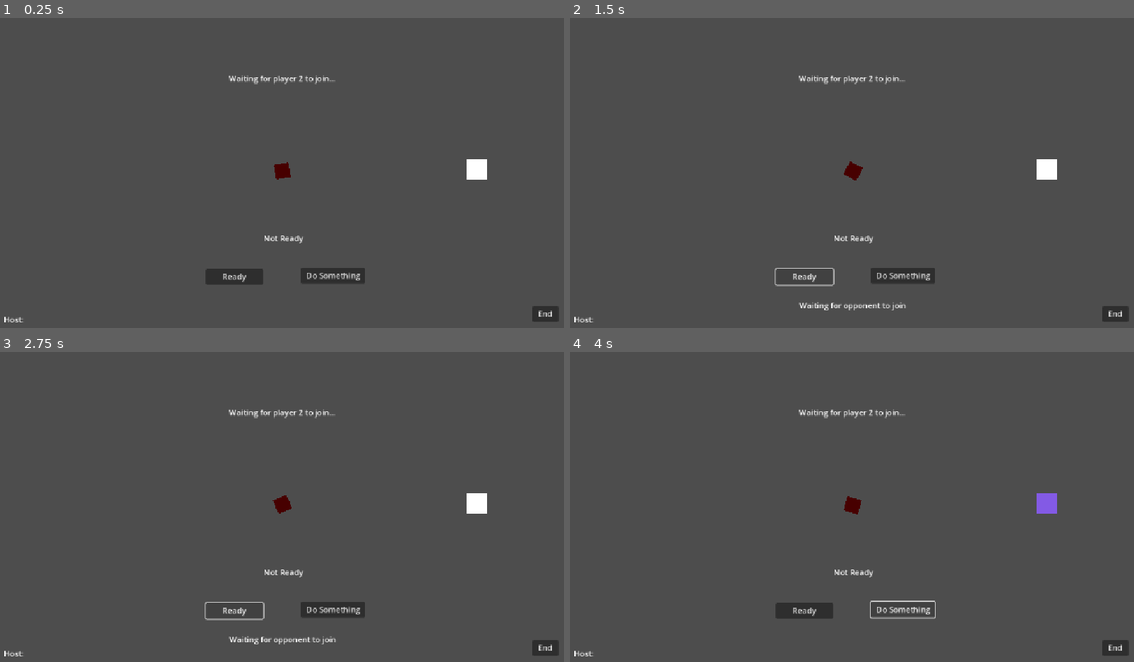
Above: before the commit, frames 1-4 (two rows, left to right).
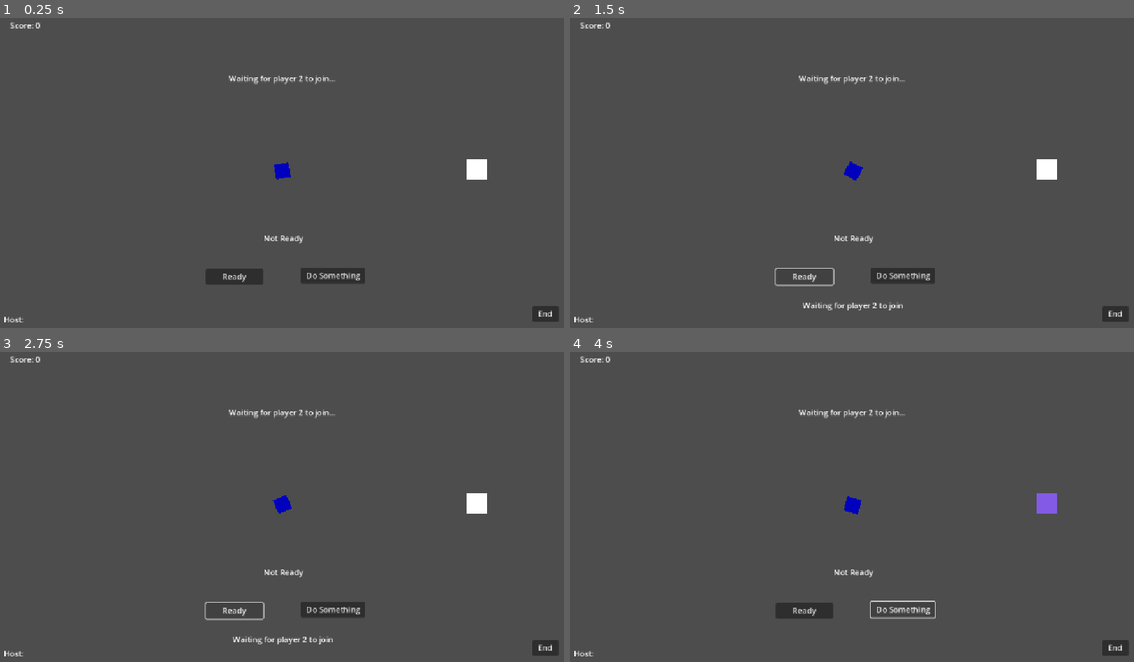
Above: after the commit, the same moments.

Repository: JoeyGiordano/JGZGodotGameTemplate
Game: Godot game, scene res://game/player_field.tscn
Same seed, same stepped clock (60 frames per second), same inputs: the game is played once before the commit and once after it. This scene is started directly instead of the project's main scene. The engine's default icon, where the game draws it, is replaced by a stand-in: a white triangle on a blue panel in a dark square.
Inputs:
- Up to frame 1 (0.25 s): no input
- Up to frame 2 (1.5 s): click "End" at 0.5 s; click "Ready" at 1.25 s
- Up to frame 3 (2.75 s): click "Ready" at 2 s
- Up to frame 4 (4 s): click "Do Something" at 2.75 s; tap Enter at 3.5 s; hold Right (right) from 3.53 s (still down); hold T from 3.53 s (still down); tap Y at 3.8 s

The runs differ from the first frame. In frame 1, 0.2% of the frame differs, in the area x 1-52%, y 1-53%; in frame 2, 0.4%; in frame 3, 0.4%, in the area x 1-60%, y 1-95%; in frame 4, 0.2%.
Error before the commit: Invalid call. Nonexistent function 'destroy_opponent_scene' in base 'Nil'. (res://game/player_field_1.gd:77)
Error after the commit: Invalid access to property or key 'T' on a base object of type 'Nil'. (res://game/enemy.gd:29)

Commit message:
Finished?

Diff:
--- a/game/enemy.gd
+++ b/game/enemy.gd
@@ -11,17 +11,27 @@
 var behavior_frame : int = -1
 var new_behavior_queued : bool = false
 
-var waiting : bool = false
-var changing_state : bool = false
+@export var waiting : bool = false
 
-func _enter_tree():
+var spawn_T : float = 1 # GC.T when this enemy was created
+var difficulty : float = 1
+
+var behaviors_increase : float = 0.2 #behaviors per difficulty
+
+var time_alive : float = 0
+
+func _enter_tree() :
 	set_multiplayer_authority(1)
 
-func _ready():
+func _ready() :
 	$Area2D.area_entered.connect(_on_area_entered)
+	change_state()
+	spawn_T = GameContainer.GC.T
+	difficulty = sqrt(spawn_T)/10
 
 func _process(delta):
 	update_color()
+	time_alive += delta
 
 	if waiting : rotation += -2 * delta
 	else : rotation += -7 * delta
@@ -43,38 +53,33 @@
 
 func behavior_loop() :
 	clear_behaviors()
-	modulate.a = 0.5
 	waiting = true
-	await get_tree().create_timer(randf_range(1,2)).timeout
+	await get_tree().create_timer(randf_range(1,2)).timeout #time waiting between behaviors
 	waiting = false
 	behavior_frame = 0
-	modulate.a = 1
 	queue_new_random_behaviors()
-	await get_tree().create_timer(randf_range(4,15)).timeout
+	await get_tree().create_timer(randf_range(4,15)).timeout #time doing behavior
 	behavior_loop()
 
 func queue_new_random_behaviors() :
 	new_behavior_queued = true
 
 func new_random_behaviors() :
-	var points = 15
-	while points > 5 :
-		var rand = randf() * 100
-		if rand < 30 :
-			points = try_add_behavior("go_to_center", points, 6)
-		if rand < 60 :
-			points = try_add_behavior("go_to_random", points, 6)
-		elif rand < 95 :
-			points = try_add_behavior("change_state_behavior", points, 3)
-		elif rand < 100 :
-			points = try_add_behavior("change_state_constantly", points, 10)
-		points *= 0.8 #so that the while can't run forever, could use subtract but points could get big
+	for i in range(0,int(difficulty/behaviors_increase) + 1) :
+		add_random_behavior()
 
-func try_add_behavior(behavior : String, points_remaining : float, point_cost : float) -> float :
-	if point_cost < points_remaining : return points_remaining
-	add_behavior(behavior)
-	return points_remaining - point_cost
-
+func add_random_behavior() :
+	var rand = randf() * 100
+	if rand < 5 :
+		add_behavior("go_to_center")
+	elif rand < 32 :
+		add_behavior("wiggle")
+	elif rand < 50 :
+		add_behavior("wiggle")
+	elif rand < 92 :
+		add_behavior("go_to_random")
+	else :
+		add_behavior("change_state_constantly")
 
 func _on_area_entered(area : Area2D) :
 	if !is_multiplayer_authority() : return
@@ -86,11 +91,11 @@
 		die()
 
 func die() :
+	sprite.modulate = Color.BLACK
 	rpc("_die")
 
 @rpc("any_peer", "call_local")
 func _die() :
-	sprite.modulate = Color.BLACK
 	state = 3 #so no death
 	in_game = false
 	clear_behaviors()
@@ -98,10 +103,16 @@
 	queue_free()
 
 func update_color() :
+	if waiting : modulate.a = 0.45
+	else : modulate.a = 1.0
+
 	match(state) :
 		0 : sprite.modulate = Color.RED
 		1 : sprite.modulate = Color.GREEN
 		2 : sprite.modulate = Color.BLUE
+		3 : sprite.modulate = Color.BLACK
+
+	visible = true
 
 func clear_behaviors() :
 	behaviors.clear()
@@ -109,35 +120,39 @@
 func add_behavior(b : String) :
 	behaviors.append(b)
 
-func start_state_change(time : float) :
-	if changing_state : return
-	changing_state = true
-	modulate.a = 0.5
-	if time == -1 : time = 1.1
-	await get_tree().create_timer(time).timeout
-	change_state()
-	changing_state = false
-	modulate.a = 1
-
 func change_state() :
 	state = (state+randi()%2+1)%3 #gives one of other two states
 
 ## Behaviors
 
 func go_to_center(_delta : float) :
-	position -= position * _delta * 0.8 #center is 0,0
+	position -= position.normalized() * speed * difficulty * _delta #center is 0,0
 
 var target_pos : Vector2
+var speed : float = 50
 func go_to_random(_delta : float) :
 	if behavior_frame == 0 :
 		target_pos = 600*Vector2(randf()*2-1, randf()*2-1)
-	position -= (position + target_pos) * _delta * 0.5
-
-func change_state_behavior(_delta : float) :
-	if behavior_frame == 0 :
-		start_state_change(-1)
-	position += 3*Vector2(randf()-0.5,randf()-0.5)
+	position -= (position + target_pos).normalized() * speed * difficulty * _delta
 
 func change_state_constantly(_delta : float) :
 	if behavior_frame%10 == 0 :
 		change_state()
+
+var wiggle_dir : Vector2
+var t : float
+func wiggle(_delta : float) :
+	if behavior_frame == 0 :
+		var rand = randf_range(0,2*PI)
+		wiggle_dir = Vector2(cos(rand), sin(rand))
+	position += wiggle_dir * sin(t) * 120 * _delta
+	t += 0.09
+
+var wobble_dir : Vector2
+var t2 : float
+func wobble(_delta : float) :
+	if behavior_frame == 0 :
+		var rand = randf_range(0,2*PI)
+		wobble_dir = Vector2(cos(rand), sin(rand))
+	position += wobble_dir * sin(t2) * 200 * _delta
+	t2 += 0.03
--- a/game/enemy.tscn
+++ b/game/enemy.tscn
@@ -10,14 +10,15 @@
 properties/0/path = NodePath(".:position")
 properties/0/spawn = true
 properties/0/replication_mode = 1
-properties/1/path = NodePath(".:rotation")
+properties/1/path = NodePath(".:state")
 properties/1/spawn = true
 properties/1/replication_mode = 1
-properties/2/path = NodePath(".:state")
+properties/2/path = NodePath(".:waiting")
 properties/2/spawn = true
 properties/2/replication_mode = 1
 
 [node name="Enemy" type="Node2D"]
+visible = false
 script = ExtResource("1_0fifv")
 
 [node name="Sprite2D" type="Sprite2D" parent="."]
--- a/game/enemy_spawner.gd
+++ b/game/enemy_spawner.gd
@@ -20,15 +20,17 @@
 
 func spawn_enemy() :
 	var e : Enemy = enemy_scene.instantiate()
+	e.visible = false
 	e.set_multiplayer_authority(1)
 	enemies.add_child(e,true)
 	e.state = randi()%3 #0,1,2
 	e.position = position
 	e.in_game = true
+	e.visible = true
 
 func new_position() :
 	var v = Vector2(2*randf()-1,2*randf()-1)
 	position = 500 * v + 50 * randf() * v
 
 func get_next_wait_time() -> float:
-	return randf_range(3,4)
+	return randf_range(3,4) * (10 / sqrt(GameContainer.GC.T) + 1)
--- a/game/player.gd
+++ b/game/player.gd
@@ -24,9 +24,6 @@
 	update_color()
 
 	if !is_multiplayer_authority() : return
-
-	if Input.is_key_pressed(KEY_T) : immune = true
-	if Input.is_key_pressed(KEY_Y) : immune = false
 
 	rotation += delta * 3 #spin
 
@@ -87,6 +84,7 @@
 		if result == "Iwin" :
 			area.get_parent().die()
 		if result == "Uwin" :
+			if area.get_parent().time_alive < 1.2 : return
 			die()
 
 
--- a/game/player_field.tscn
+++ b/game/player_field.tscn
@@ -70,6 +70,7 @@
 one_shot = true
 
 [node name="Enemy" parent="." instance=ExtResource("3_jrlup")]
+visible = true
 
 [node name="Enemies" type="Node2D" parent="."]
 
@@ -80,3 +81,10 @@
 [node name="MultiplayerSpawner" type="MultiplayerSpawner" parent="EnemySpawner"]
 _spawnable_scenes = PackedStringArray("uid://dmsxbcrsrvqkv")
 spawn_path = NodePath("../../Enemies")
+
+[node name="ScoreLabel" type="Label" parent="."]
+offset_left = -556.0
+offset_top = -308.0
+offset_right = -516.0
+offset_bottom = -285.0
+text = "Score: 0"
--- a/game/player_field_1.gd
+++ b/game/player_field_1.gd
@@ -10,6 +10,9 @@
 @onready var ready_button : Button = $ReadyButton
 @onready var smth_button : Button = $SmthButton
 @onready var leave_button : Button = $LeaveButton
+@onready var scoare_label : Label = $ScoreLabel
+
+var in_game : bool = false
 
 #players
 var players : Array[Player]
@@ -26,6 +29,21 @@
 		leave_button.text = "End"
 		$IDLabel.text = "Host: " + str(MultiplayerManager.game_code)
 		if multiplayer.get_peers().size() == 0 : opp_ready_label.text = "Waiting for player 2 to join..."
+
+func _process(_delta):
+	scoare_label.text = "Score: " + str(GameContainer.GC.score) + "0"
+	if multiplayer.get_unique_id() != 1 : return
+	if in_game :
+		var score_changed = GameContainer.GC.score != int(GameContainer.GC.T / 3)
+		GameContainer.GC.score = GameContainer.GC.T / 3
+		if score_changed :
+			rpc("on_score_increased_for_host", GameContainer.GC.score)
+
+@rpc("call_remote", "any_peer")
+func on_score_increased_for_host(score : int) :
+	scoare_label.text = "Score: " + str(score) + "0"
+	GameContainer.GC.score = score
+
 
 # Signal response
 
@@ -59,6 +77,8 @@
 	$Enemy.in_game = true #for the one enemy of the ready scene
 	spawn_players()
 	$EnemySpawner.start_game()
+	GameContainer.GC.start_game_T()
+	in_game = true
 
 func _on_smth_button_pressed() :
 	var rand_color = get_random_color()
@@ -74,7 +94,6 @@
 		multiplayer.multiplayer_peer.close()
 	multiplayer.multiplayer_peer = null
 
-	GameContainer.GC.destroy_opponent_scene()
 	GameContainer.GC.switch_to_scene("main_menu")
 
 # Resource
@@ -87,7 +106,7 @@
 
 func waiting_for_opponent() -> bool :
 	if multiplayer.get_peers().size() < 1 :
-		display_message("Waiting for opponent to join")
+		display_message("Waiting for player 2 to join")
 		return true
 	return false
 
--- a/game_container/game_container.gd
+++ b/game_container/game_container.gd
@@ -24,6 +24,10 @@
 	"player_field_1" : player_field_1
 }
 
+var start_T : float = 0
+var T : float = 0 # time since the round started in seconds
+var score : int = 0
+
 #### METHODS ####
 
 func _ready():
@@ -35,6 +39,8 @@
 	#quit if Q pressed - DEBUG
 	if Input.is_key_pressed(KEY_Q) :
 		get_tree().quit()
+
+	T = Time.get_ticks_msec()/1000. - start_T
 
 func switch_to_scene(scene_name : String) :
 	#switch to a scene with the name scene_name
@@ -52,3 +58,6 @@
 		print("Scene " + scene_name + " is not in scene dict.")
 		return main_menu
 	return scene_dict[scene_name]
+
+func start_game_T() :
+	start_T = Time.get_ticks_msec()/1000
--- a/project.godot
+++ b/project.godot
@@ -62,3 +62,4 @@
 
 renderer/rendering_method="gl_compatibility"
 renderer/rendering_method.mobile="gl_compatibility"
+textures/vram_compression/import_etc2_astc=true
--- a/scenes/enemy_testing.tscn
+++ b/scenes/enemy_testing.tscn
@@ -1,14 +1,23 @@
-[gd_scene load_steps=2 format=3 uid="uid://c8nsss2t8npin"]
+[gd_scene load_steps=3 format=3 uid="uid://c8nsss2t8npin"]
 
 [ext_resource type="Texture2D" uid="uid://dxe5rsvu84bgc" path="res://icon.svg" id="1_5bm8d"]
+[ext_resource type="PackedScene" uid="uid://dmsxbcrsrvqkv" path="res://game/enemy.tscn" id="2_rmsvs"]
 
 [node name="EnemyTesting" type="Node2D"]
 
+[node name="Camera2D" type="Camera2D" parent="."]
+zoom = Vector2(0.5, 0.5)
+
 [node name="Sprite2D" type="Sprite2D" parent="."]
+modulate = Color(1, 1, 1, 0.152941)
 position = Vector2(-1.99988, 0)
 scale = Vector2(1151, 645)
 texture = ExtResource("1_5bm8d")
 region_enabled = true
 region_rect = Rect2(63.567, 71.257, 1, 1)
 
-[node name="Camera2D" type="Camera2D" parent="."]
+[node name="Enemy" parent="." instance=ExtResource("2_rmsvs")]
+
+[node name="Label" type="Label" parent="."]
+offset_right = 40.0
+offset_bottom = 23.0
Binary file added: Logo.png
Not shown, added: Logo.png.import
